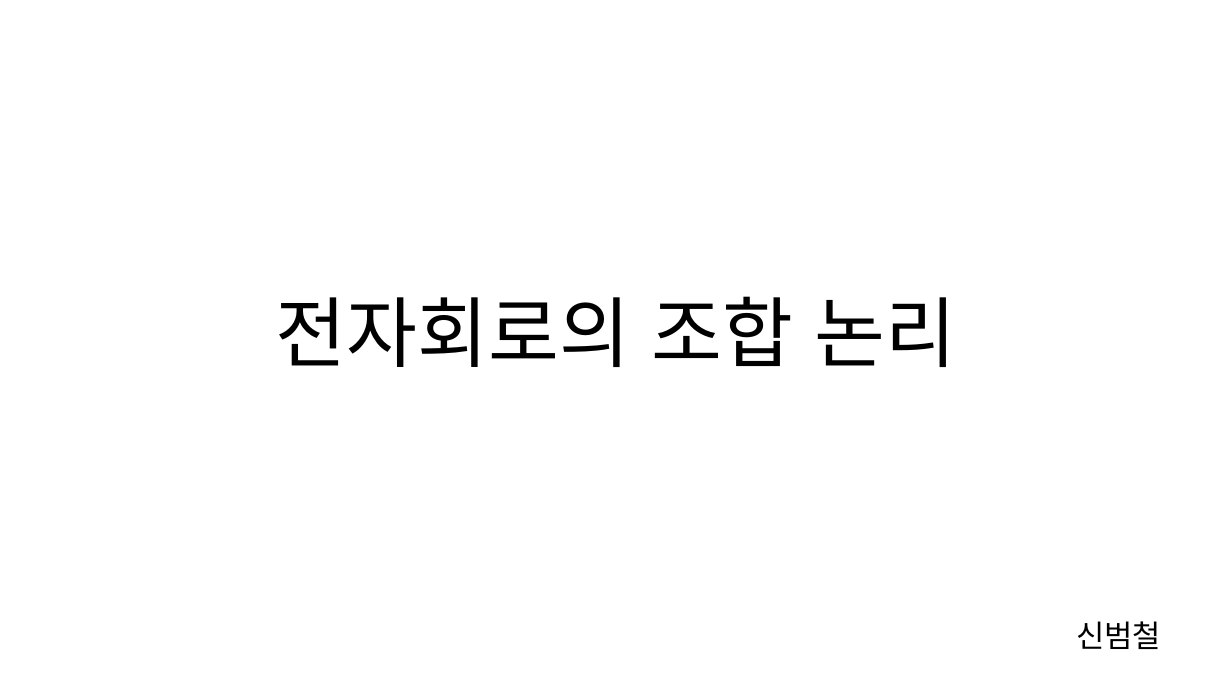
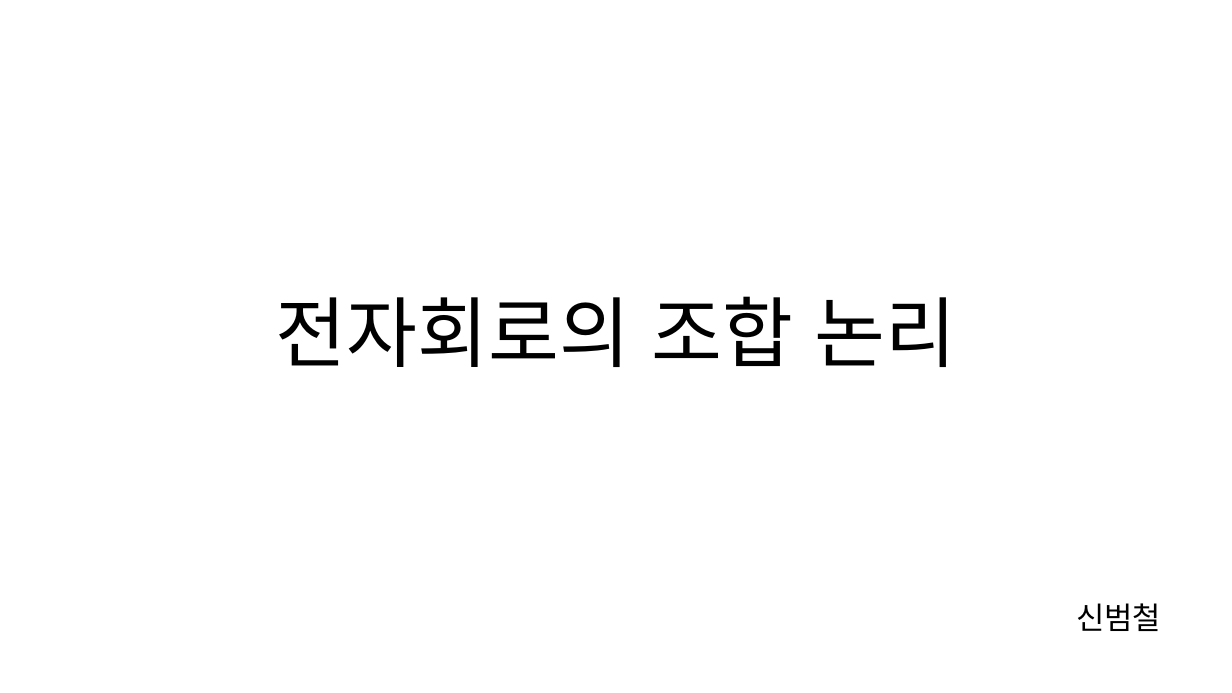
Before and after one commit to cs-study-org/cs-study, a slide deck: slide 1 of 02/beom/combinationLogic.pptx. Drawn at 1232x693 pixels with LibreOffice and Linux fonts; fonts in the diff are those of the drawing. Boxes give left, top, right and bottom in pixels: in the first picture for what was removed or moved away, otherwise in the second. Text is boxed around its words. In the diff, an @@ line names an element or a change of style, - is before the commit and + after.

```diff
--- a/02/beom/combinationLogic.pptx
+++ b/02/beom/combinationLogic.pptx
@@ subtitle "신범철": place and size @@
-subtitle "신범철" at (1076, 621, 1161, 649)
+subtitle "신범철" at (1076, 603, 1161, 631)
```
Also in this commit, not shown: 1 slide added, 1 other file.
